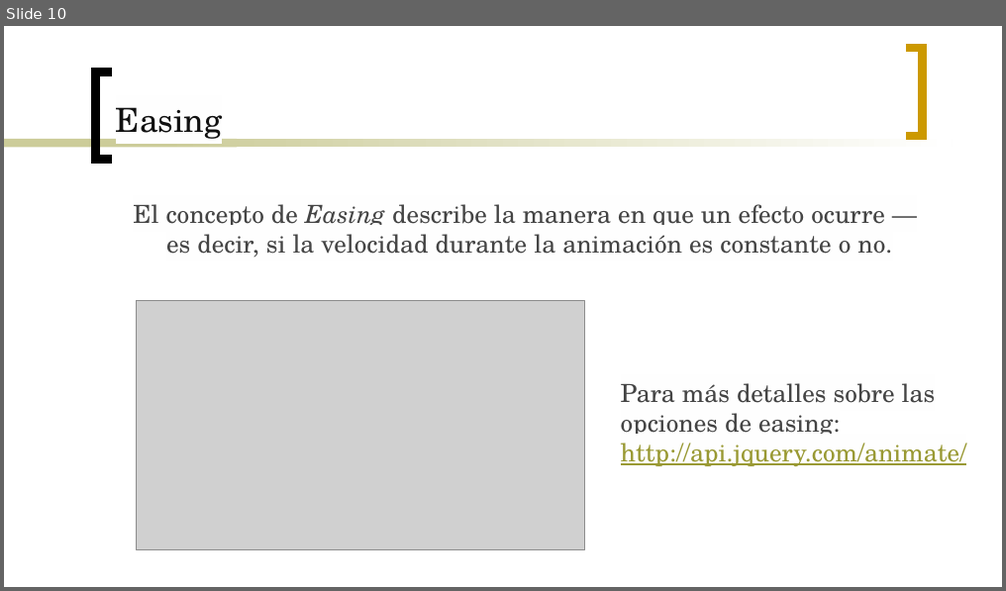
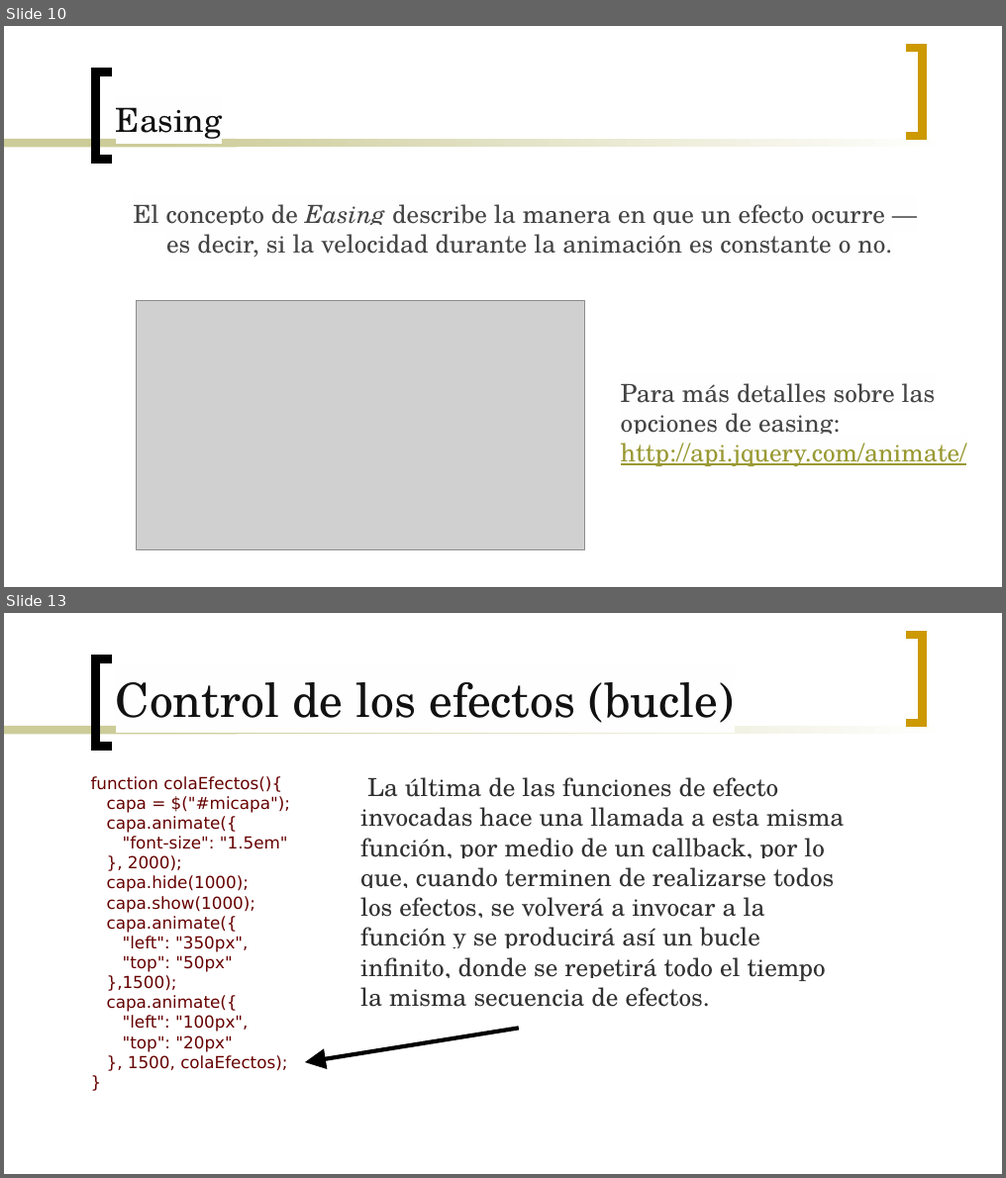
Before and after one commit to Gmuela/Apuntes, a slide deck: Interfaces/Temas/U8.3 - Efectos jQuery.pptx. Shown one above the other, each under a label of ours: slide 10 before the commit, slides 10 and 13 after it; the slides between them are not shown. The pictures are 1006x591 and 1006x1178 pixels, drawn with LibreOffice and Linux fonts; fonts in the diff are those of the drawing; grey boxes stand for pictures. Boxes give left, top, right and bottom in pixels: in the first picture for what was removed or moved away, otherwise in the second. Text is boxed around its words. In the diff, an @@ line names an element or a change of style, - is before the commit and + after.

```diff
--- a/Interfaces/Temas/U8.3 - Efectos jQuery.pptx
+++ b/Interfaces/Temas/U8.3 - Efectos jQuery.pptx
@@ slide 13 added at (4, 613, 1002, 1174), background #FFFFFF; not listed: 4 template elements that a slide beside it also shows @@
@@ title added at (116, 682, 735, 723), 34 pt, text #111111 @@
+Control de los efectos (bucle)
@@ text added at (91, 776, 290, 1071), 12 pt, text #660000 @@
+function colaEfectos(){
+capa = $("#micapa");
+capa.animate({
+"font-size": "1.5em"
+}, 2000);
+capa.hide(1000);
+capa.show(1000);
+capa.animate({
+"left": "350px",
+"top": "50px"
+},1500);
+capa.animate({
+"left": "100px",
+"top": "20px"
+}, 1500, colaEfectos);
+}
@@ text added at (360, 777, 844, 1007), 18 pt, text #313131 @@
+La última de las funciones de efecto invocadas hace una llamada a esta misma función, por medio de un callback, por lo que, cuando terminen de realizarse todos los efectos, se volverá a invocar a la función y se producirá así un bucle infinito, donde se repetirá todo el tiempo la misma secuencia de efectos.
@@ arrow added from (519, 1028) to (305, 1062), #000000 3 pt @@
```
Also in this commit, not shown: 1 slide changed, 4 other slides added, 1 other file.
